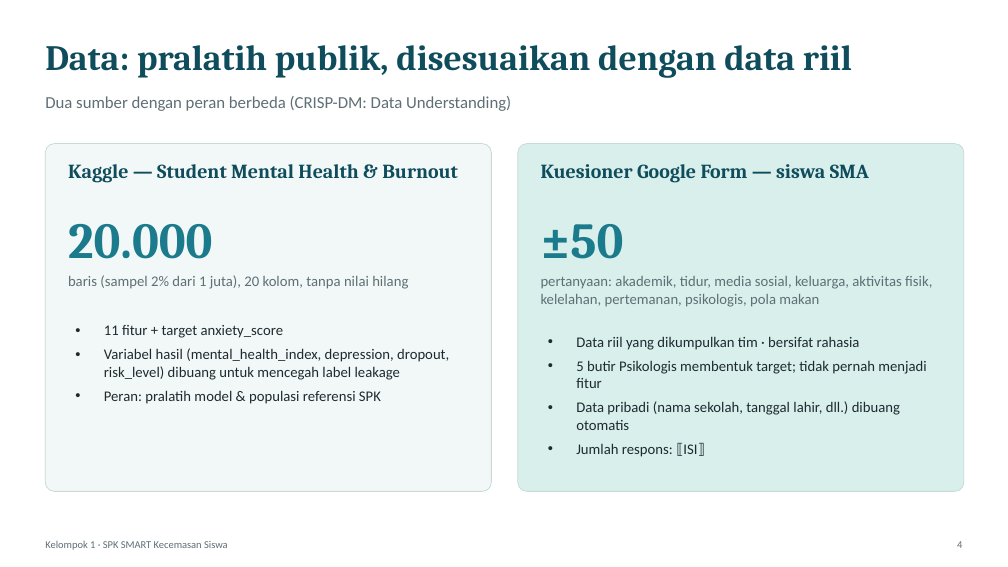
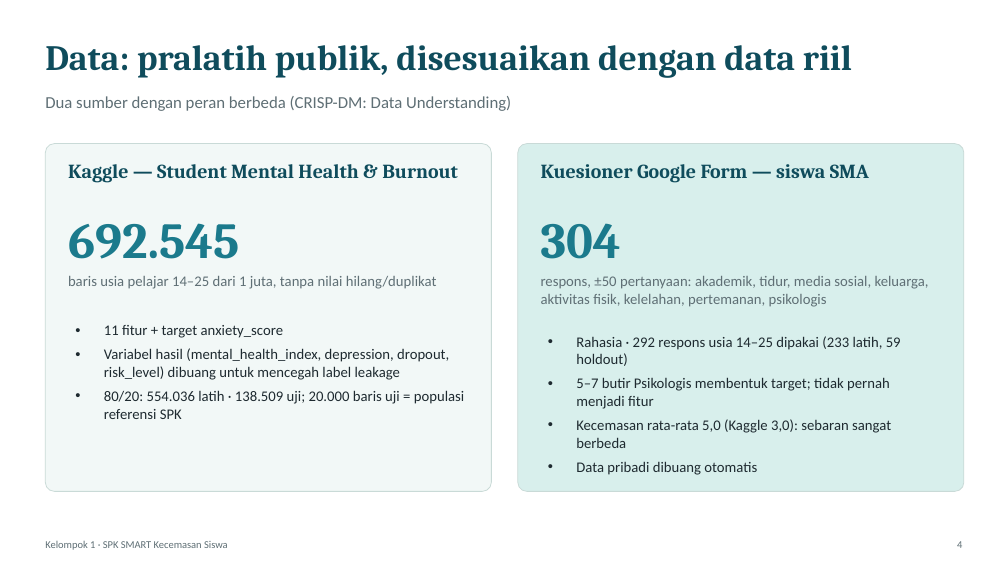
Before and after one commit to UKRIDA-Developer-Team/SIMBULL-SMART, a slide deck: slide 4 of deliverables/ppt/Presentasi-SPK-SMART-Kecemasan.pptx. Drawn at 1008x567 pixels with LibreOffice and Linux fonts; fonts in the diff are those of the drawing. Boxes give left, top, right and bottom in pixels: in the first picture for what was removed or moved away, otherwise in the second. Text is boxed around its words. In the diff, an @@ line names an element or a change of style, - is before the commit and + after.

Commit message:
docs: CRISP-DM report, slides and PKM with Kaggle and real-data results
- Data Understanding: full 1M-row description and the real questionnaire
  statistics, correlations and reliability.
- Data Preparation: age cleaning, 80/20 split, outlier check, real-data row
  counts, form-version pooling and the family_talk decision.
- Modeling and Evaluation: tuned forest, algorithm comparison, R2 ceiling,
  retraining strategies on real data, SMART results and fairness on real
  students. No synthetic data remains in the reports.
- Rebuilt Laporan-Teknis-Data-Mining.docx, the presentation and the PKM
  proposal.

```diff
--- a/deliverables/ppt/Presentasi-SPK-SMART-Kecemasan.pptx
+++ b/deliverables/ppt/Presentasi-SPK-SMART-Kecemasan.pptx
@@ text at box(68, 223, 239, 259): text changed @@
-20.000
+692.545
@@ text at box(541, 223, 621, 259): text changed @@
-±50
+304
@@ text at box(68, 276, 437, 289): text changed @@
-baris (sampel 2% dari 1 juta), 20 kolom, tanpa nilai hilang
+baris usia pelajar 14–25 dari 1 juta, tanpa nilai hilang/duplikat
@@ text at box(541, 276, 929, 307): text changed @@
-pertanyaan: akademik, tidur, media sosial, keluarga, aktivitas fisik, kelelahan, pertemanan, psikologis, pola makan
+respons, ±50 pertanyaan: akademik, tidur, media sosial, keluarga, aktivitas fisik, kelelahan, pertemanan, psikologis
@@ text at box(576, 336, 901, 475): text changed @@
-• Data riil yang dikumpulkan tim · bersifat rahasia
-• 5 butir Psikologis membentuk target; tidak pernah menjadi fitur
-• Data pribadi (nama sekolah, tanggal lahir, dll.) dibuang otomatis
-• Jumlah respons: ⟦ISI⟧
+• Rahasia · 292 respons usia 14–25 dipakai (233 latih, 59 holdout)
+• 5–7 butir Psikologis membentuk target; tidak pernah menjadi fitur
+• Kecemasan rata-rata 5,0 (Kaggle 3,0): sebaran sangat berbeda
+• Data pribadi dibuang otomatis
@@ text at box(104, 390, 464, 419): text changed @@
-• Peran: pralatih model & populasi referensi SPK
+• 80/20: 554.036 latih · 138.509 uji; 20.000 baris uji = populasi referensi SPK
```
Also in this commit, not shown: 7 other slides changed, 14 other files.
